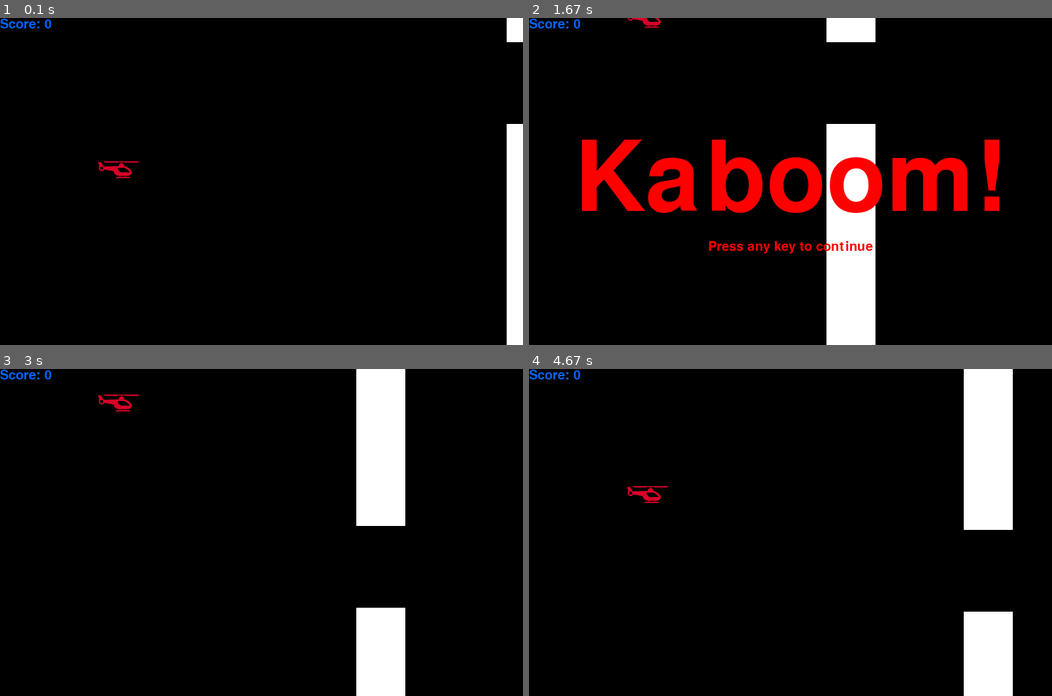
Above: before the commit, frames 1-4 (two rows, left to right).
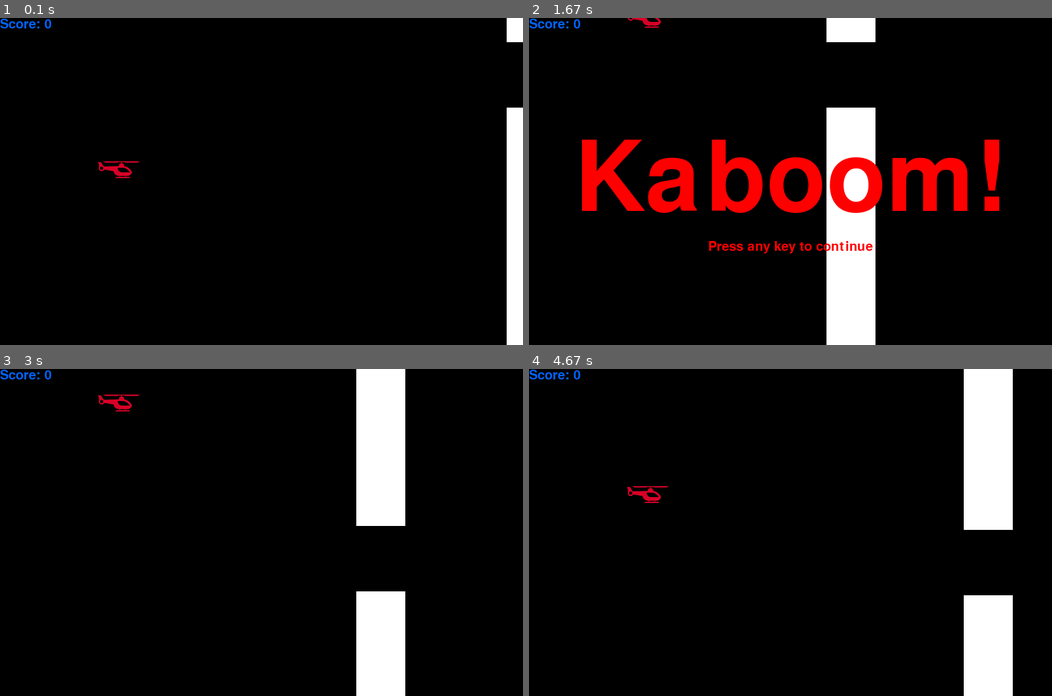
Above: after the commit, the same moments.

Repository: andrewkisel/pygame-flappy-helicopter
Game: pygame game, started from first_pygame.py
Same seed, same stepped clock (60 frames per second), same inputs: the game is played once before the commit and once after it.
Inputs:
- Up to frame 1 (0.1 s): no input
- Up to frame 2 (1.67 s): hold Up 0.33-0.8 s; hold Up 0.83-1.2 s
- Up to frame 3 (3 s): hold Up 1.97-2.27 s; hold Up 2.3-2.67 s; hold Up from 2.7 s (still down)
- Up to frame 4 (4.67 s): release Up at 3 s; hold Up 3.03-3.4 s; hold Up 4.17-4.47 s; hold Up from 4.5 s (still down)

The runs differ from the first frame. In frame 1, 0.2% of the frame differs, in the area x 96-100%, y 27-33%; in frame 2, 0.5%, in the area x 56-67%, y 27-33%; in frame 3, 0.5%; in frame 4, 0.5%.

Commit message:
Add difficulty progression with the score raise.

Diff:
--- a/first_pygame.py
+++ b/first_pygame.py
@@ -15,9 +15,6 @@
 surface_height = 500
 image_height = 25
 image_width = 25
-
-# Difficulty setting.
-difficulty = 5
 
 # Define game surface.
 surface = pygame.display.set_mode((surface_width, surface_height))
@@ -101,15 +98,18 @@
     # Variable to render helicopter movements along y axis.
     y_move = 0
 
+    # Difficulty setting.
+    difficulty = 5
+
     # Block coordinates and size
     x_block = surface_width
     y_block = 0
     block_width = 75
     block_height = random.randint(0, (surface_height / 2))
-    gap = image_height * difficulty
+    gap = image_height * 4
 
     # How fast the blocks move.
-    block_move = difficulty
+    block_move = 5
 
     # Score variable.
     current_score = 0
@@ -126,11 +126,11 @@
             if event.type == pygame.KEYDOWN:
                 # Get specific key that is pressed.
                 if event.key == pygame.K_UP:
-                    y_move = -difficulty
+                    y_move = -5
             # Case when releasing the key.
             if event.type == pygame.KEYUP:
                 if event.key == pygame.K_UP:
-                    y_move = difficulty
+                    y_move = 5
 
         y += y_move
 
@@ -173,6 +173,10 @@
         # Update score when you passed the gap.
         if x < x_block + 1 and x > x_block - block_move:
             current_score += 1
+            difficulty += 1
+            block_move += 1
+            if current_score % 10 == 0:
+                gap -= 5
 
         # Updating specific areas on the screen. If empty parameters - everything is updated.
         pygame.display.update()
